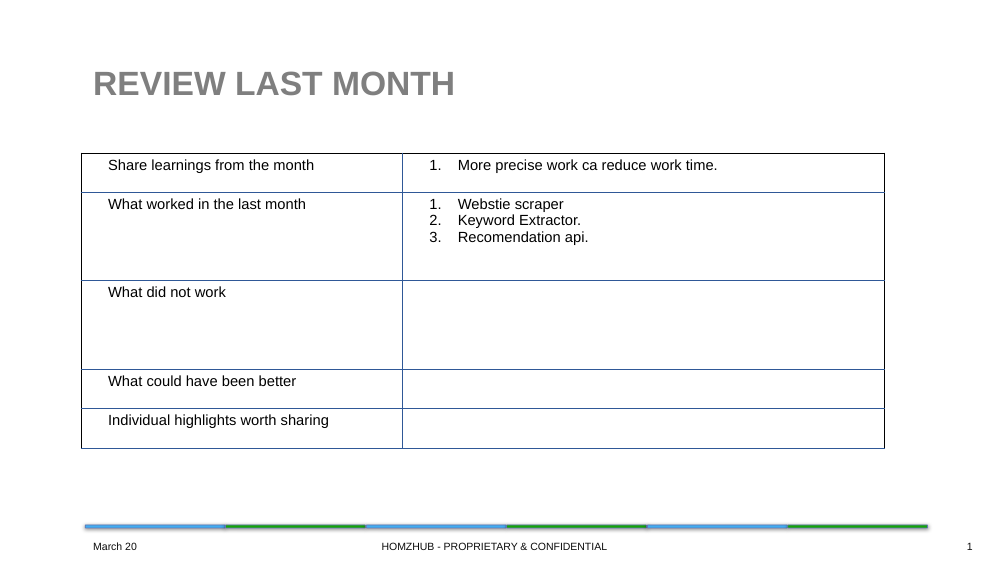
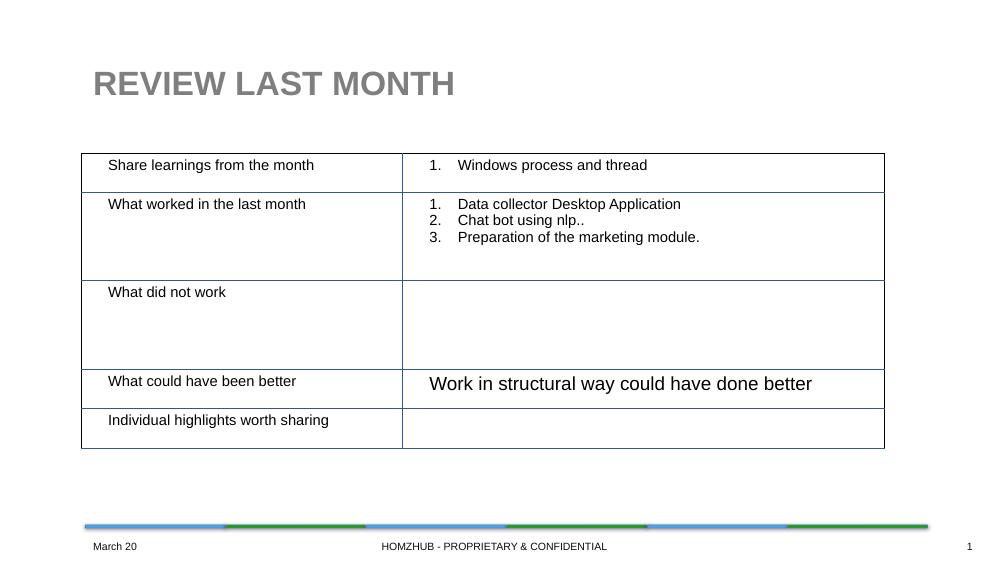
Before and after one commit to xhimalaya/Myresume, a slide deck: slide 1 of Pune Monthly tech - Oct.pptx. Drawn at 1008x567 pixels with LibreOffice and Linux fonts; fonts in the diff are those of the drawing; background and template pictures are left out. Boxes give left, top, right and bottom in pixels: in the first picture for what was removed or moved away, otherwise in the second. Text is boxed around its words. In the diff, an @@ line names an element or a change of style, - is before the commit and + after.

Commit message:
monthly review

```diff
--- a/Pune Monthly tech - Oct.pptx
+++ b/Pune Monthly tech - Oct.pptx
@@ table at [82,153,885,448] @@
-row 1, column 2: More precise work ca reduce work time.
+row 1, column 2: Windows process and thread
-row 2, column 2: Webstie scraper / Keyword Extractor. / Recomendation api.
+row 2, column 2: Data collector Desktop Application / Chat bot using nlp.. / Preparation of the marketing module.
-row 4, column 2: 
+row 4, column 2: Work in structural way could have done better
```
